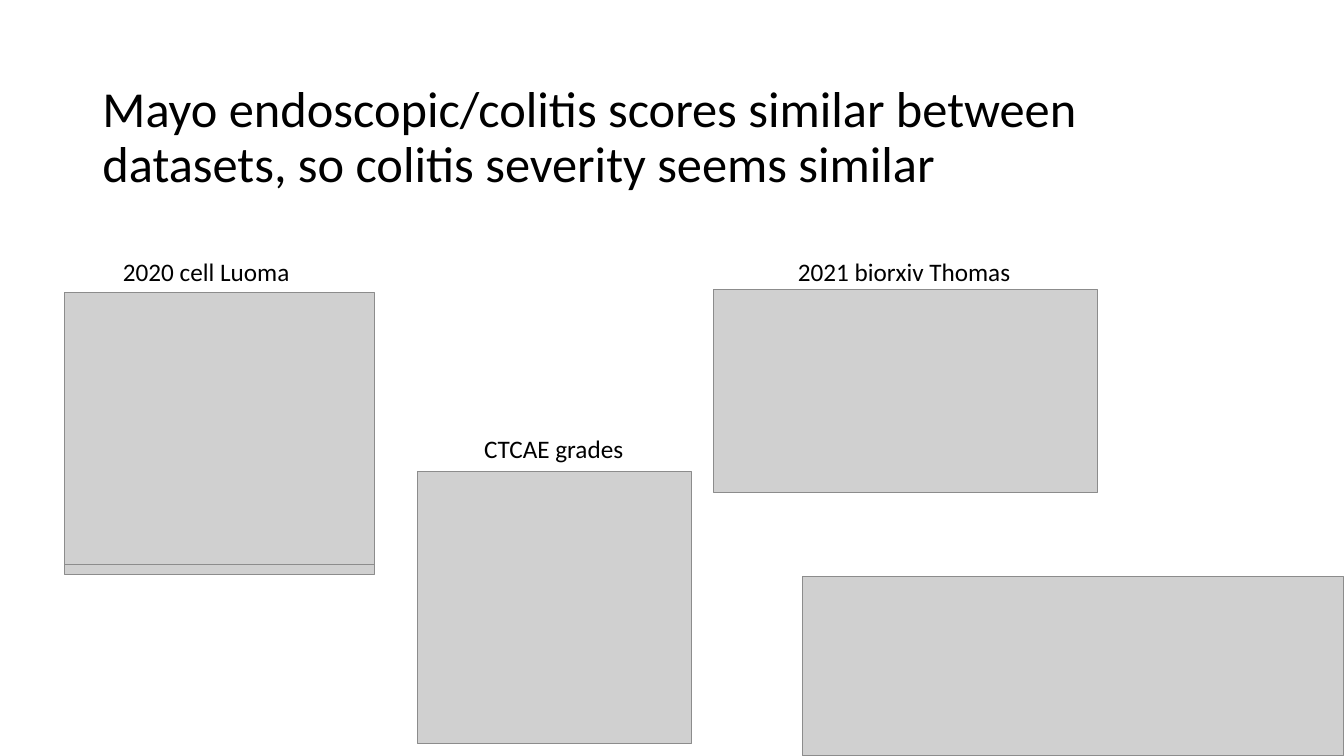
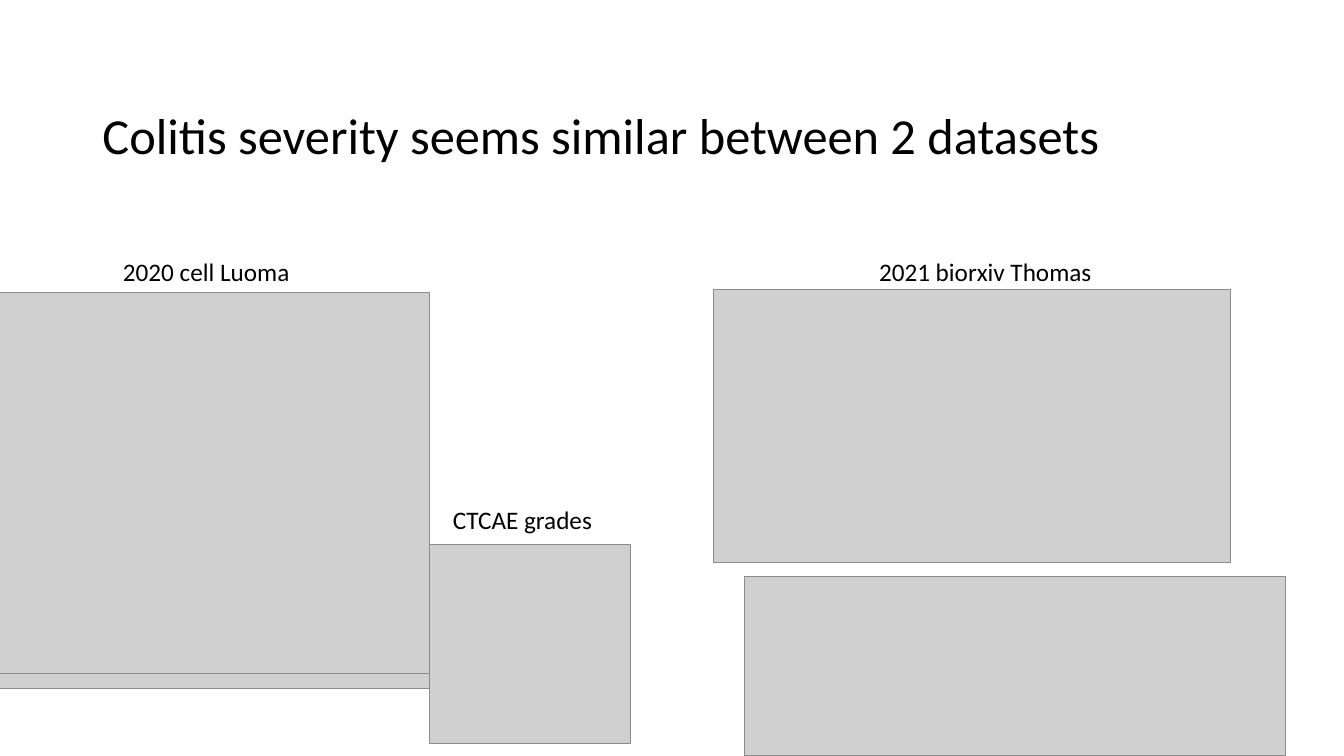
Before and after one commit to tybottorff/bottorffdocs, a slide deck: slide 3 of presentations/weekly_meetings/3_7_24.pptx. Drawn at 1344x756 pixels with LibreOffice and Linux fonts; fonts in the diff are those of the drawing; grey boxes stand for pictures. Boxes give left, top, right and bottom in pixels: in the first picture for what was removed or moved away, otherwise in the second. Text is boxed around its words. In the diff, an @@ line names an element or a change of style, - is before the commit and + after.

```diff
--- a/presentations/weekly_meetings/3_7_24.pptx
+++ b/presentations/weekly_meetings/3_7_24.pptx
@@ title at [102,119,1099,162]: text changed @@
-Mayo endoscopic/colitis scores similar between datasets, so colitis severity seems similar
+Colitis severity seems similar between 2 datasets
@@ text "2021 biorxiv Thomas": place and size @@
-text "2021 biorxiv Thomas" at [798,263,1010,282]
+text "2021 biorxiv Thomas" at [879,263,1091,281]
@@ picture: place and size @@
-picture at [65,292,374,565]
+picture at [0,292,430,674]
@@ picture: place and size @@
-picture at [714,289,1097,492]
+picture at [714,289,1231,563]
@@ text "CTCAE grades": place and size @@
-text "CTCAE grades" at [484,440,623,463]
+text "CTCAE grades" at [453,511,592,534]
@@ picture: place and size @@
-picture at [417,472,692,744]
+picture at [430,544,630,744]
@@ picture: place and size @@
-picture at [803,577,1344,756]
+picture at [744,577,1287,756]
@@ picture: place and size @@
-picture at [65,555,374,576]
+picture at [0,659,430,689]
```
Also in this commit, not shown: 2 other slides changed, 2 slides added.
